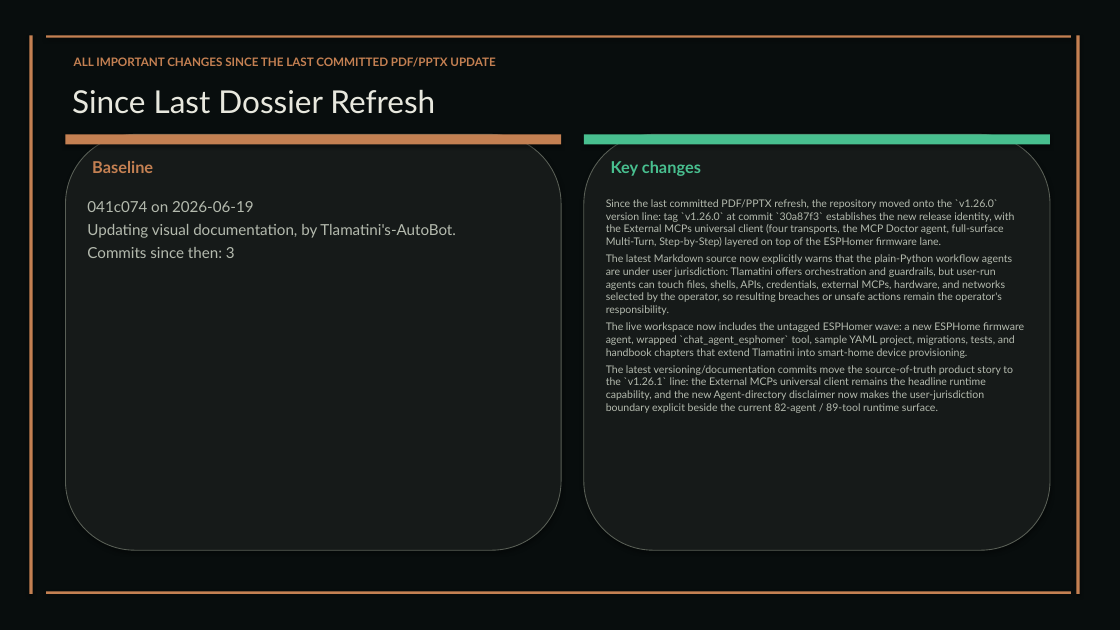
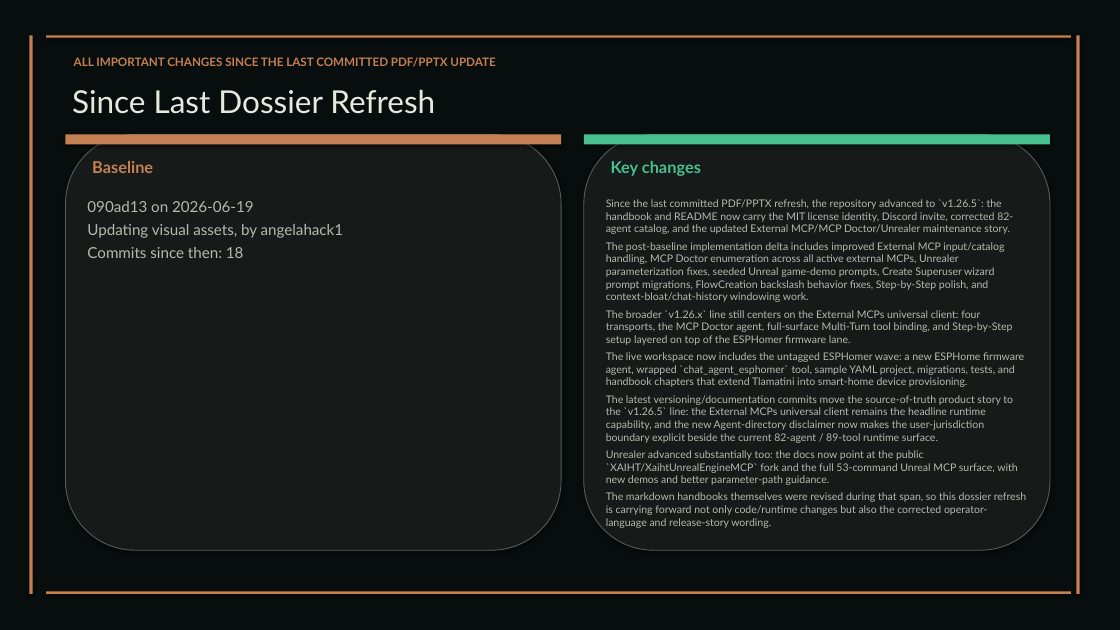
Before and after one commit to XAIHT/Tlamatini, a slide deck: slide 69 of Tlamatini_eXtended_Artificial_Intelligence_Humanly_Tempered.pptx (slide 68 before the commit). Drawn at 1120x630 pixels with LibreOffice and Linux fonts; fonts in the diff are those of the drawing. Boxes give left, top, right and bottom in pixels: in the first picture for what was removed or moved away, otherwise in the second. Text is boxed around its words. In the diff, an @@ line names an element or a change of style, - is before the commit and + after.

Commit message:
Update of visual documentation to 1.26.5, by angelahack1

```diff
--- a/Tlamatini_eXtended_Artificial_Intelligence_Humanly_Tempered.pptx
+++ b/Tlamatini_eXtended_Artificial_Intelligence_Humanly_Tempered.pptx
@@ text at [87,201,343,258]: text changed @@
-041c074 on 2026-06-19
-Updating visual documentation, by Tlamatini's-AutoBot.
-Commits since then: 3
+090ad13 on 2026-06-19
+Updating visual assets, by angelahack1
+Commits since then: 18
@@ text at [606,199,1013,345]: text changed @@
-Since the last committed PDF/PPTX refresh, the repository moved onto the `v1.26.0` version line: tag `v1.26.0` at commit `30a87f3` establishes the new release identity, with the External MCPs universal client (four transports, the MCP Doctor agent, full-surface Multi-Turn, Step-by-Step) layered on top of the ESPHomer firmware lane.
-The latest Markdown source now explicitly warns that the plain-Python workflow agents are under user jurisdiction: Tlamatini offers orchestration and guardrails, but user-run agents can touch files, shells, APIs, credentials, external MCPs, hardware, and networks selected by the operator, so resulting breaches or unsafe actions remain the operator's responsibility.
+Since the last committed PDF/PPTX refresh, the repository advanced to `v1.26.5`: the handbook and README now carry the MIT license identity, Discord invite, corrected 82-agent catalog, and the updated External MCP/MCP Doctor/Unrealer maintenance story.
+The post-baseline implementation delta includes improved External MCP input/catalog handling, MCP Doctor enumeration across all active external MCPs, Unrealer parameterization fixes, seeded Unreal game-demo prompts, Create Superuser wizard prompt migrations, FlowCreation backslash behavior fixes, Step-by-Step polish, and context-bloat/chat-history windowing work.
+The broader `v1.26.x` line still centers on the External MCPs universal client: four transports, the MCP Doctor agent, full-surface Multi-Turn tool binding, and Step-by-Step setup layered on top of the ESPHomer firmware lane.
@@ text at [606,395,1026,528]: text changed @@
-The latest versioning/documentation commits move the source-of-truth product story to the `v1.26.1` line: the External MCPs universal client remains the headline runtime capability, and the new Agent-directory disclaimer now makes the user-jurisdiction boundary explicit beside the current 82-agent / 89-tool runtime surface.
+The latest versioning/documentation commits move the source-of-truth product story to the `v1.26.5` line: the External MCPs universal client remains the headline runtime capability, and the new Agent-directory disclaimer now makes the user-jurisdiction boundary explicit beside the current 82-agent / 89-tool runtime surface.
+Unrealer advanced substantially too: the docs now point at the public `XAIHT/XaihtUnrealEngineMCP` fork and the full 53-command Unreal MCP surface, with new demos and better parameter-path guidance.
+The markdown handbooks themselves were revised during that span, so this dossier refresh is carrying forward not only code/runtime changes but also the corrected operator-language and release-story wording.
```
Also in this commit, not shown: 39 other slides changed, 5 slides added, 2 other files.
